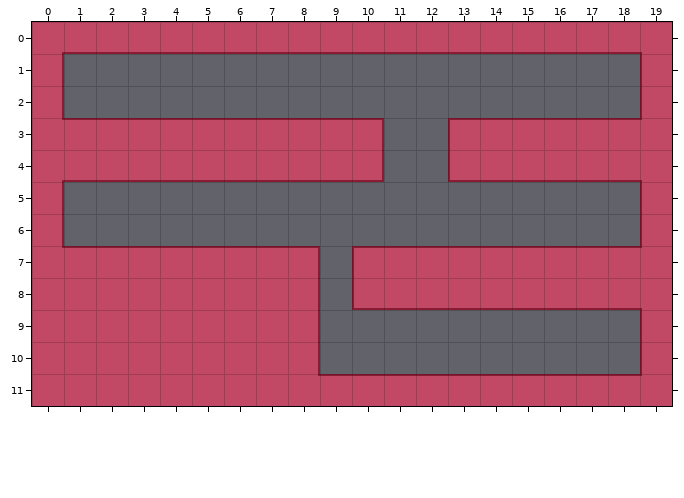
Level history. Tiled map (JSON): app/maps/map1.json. The picture above was drawn from the file before the commit.
Cells are 32x32 px. Shown: x 0..19, y 0..11.
The result:
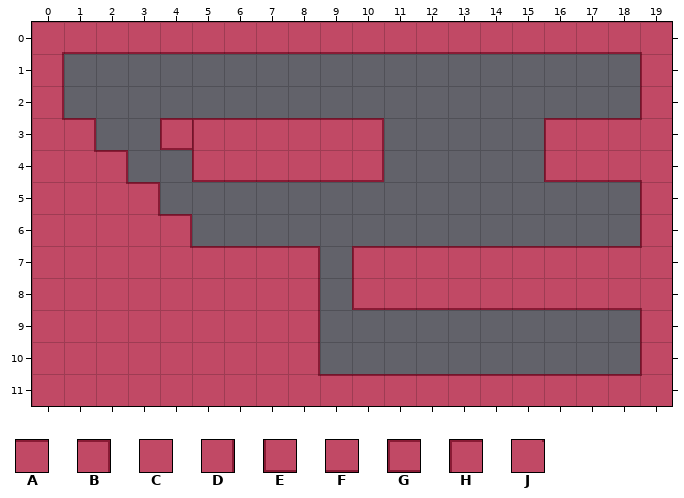
Key: from "sprite": A 1, B 2, C 11, D 12, E 20, F 21, G 30, H 52, J 73.
_ is an empty cell, . an unchanged one.
Diff:
--- layer "Tile Layer 1"
@@ x 0..16 @@
- 3 .AAAAA.......HAAA
- 4 .FFFFF.......EFFF
- 5 D___.............
- 6 D____............
- 7 .AAAA............
+ 3 .B__GH.......___H
+ 4 .JB__E.......___E
+ 5 CCJB.............
+ 6 CCCJB............
+ 7 .CCCJ............
Pixel boxes of the changes (left, top, right, bottom) in both pictures:
changed: (62, 118, 194, 248)
changed: (448, 118, 546, 182)
